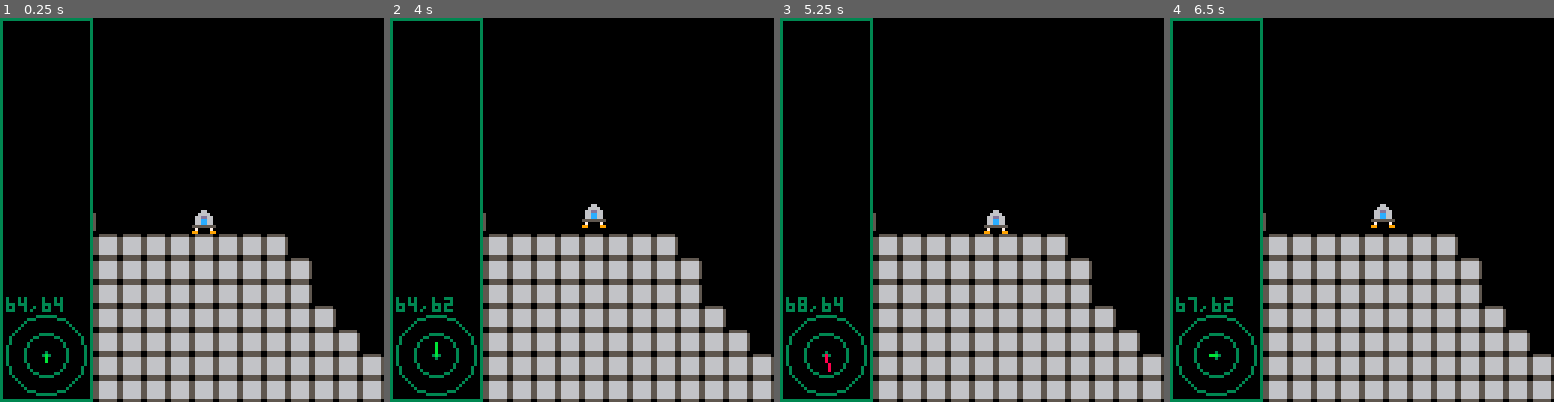
Above: before the commit, frames 1-4 (left to right).
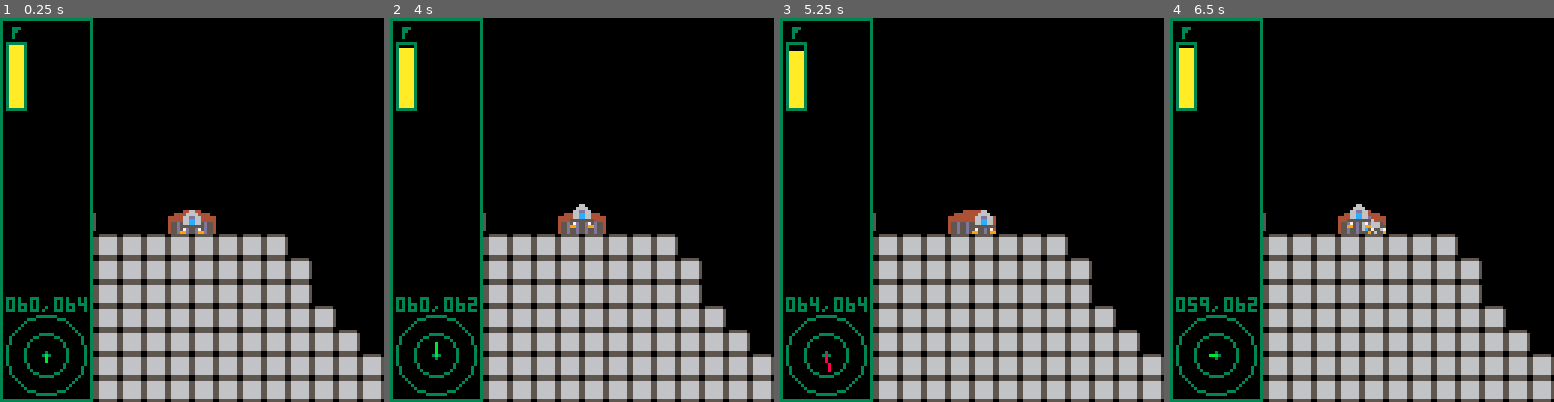
Above: after the commit, the same moments.

Repository: sam-higton/pico8-experiments
Game: PICO-8 cartridge lunar/lunar.p8
Two runs of this game, one before a commit and one after it. Both use one fixed random seed, a clock stepped at 60 frames per second and the inputs below.
Inputs:
- Up to frame 1 (0.25 s): no input
- Up to frame 2 (4 s): tap O (Z key) at 0.33, 0.7, 1.43, 2.22, 3.1, 3.98 s; hold Left 1.97-2.37 s; hold Right 2.87-3.53 s; hold Up from 3.58 s (still down)
- Up to frame 3 (5.25 s): release Up at 4.08 s; hold Right 4.13-4.53 s; tap O (Z key) at 4.87 s; hold Left from 5.13 s (still down)
- Up to frame 4 (6.5 s): tap O (Z key) at 5.75 s; release Left at 5.8 s; hold Up 5.85-6.18 s; hold Left from 6.23 s (still down)

The runs differ from the first frame. In frame 1, 2.0% of the frame differs, in the area x 1-57%, y 2-77%; in frame 2, 2.1%; in frame 3, 2.1%; in frame 4, 2.2%, in the area x 1-59%, y 2-77%.

Commit message:
progress

Diff:
--- a/lunar/lunar.p8
+++ b/lunar/lunar.p8
@@ -10,16 +10,19 @@
 function ship.new()
     local newship = {
         spriteno = 1,
-        posx = 64,
+        posx = 60,
         posy = 64,
         velx = 0,
         vely = 0,
         camx = 0,
         camy = 0,
+        fuel=100,
         main_thruster = 0.05,
         directional_thruster = 0.0125,
         crash_threshold = 5,
-        crashed = false
+        crashed = false,
+        in_menu = false,
+        player_controlled = true
     }
     setmetatable(newship, ship)
     return newship
@@ -41,6 +44,10 @@
 
 function ship:check_collisions()
     if self:collide(0).has_col then
+        if(self:speed() * 12) > self.crash_threshold then
+            self.crashed = true
+            self.spriteno = 17
+        end
         self.posx = self.prevx
         self.posy = self.prevy
         self.velx = 0
@@ -49,8 +56,8 @@
 end
 
 function ship:update_camera()
-    if self.posx - self.camx > 100 then
-        self.camx = self.posx - 100
+    if self.posx - self.camx > 70 then
+        self.camx = self.posx - 70
     end
 
     if self.posx - self.camx < 50 then
@@ -61,20 +68,34 @@
         self.camy = self.posy - 80
     end
 
-    if self.posy - self.camy < 20 then
-        self.camy = self.posy - 20
+    if self.posy - self.camy < 40 then
+        self.camy = self.posy - 40
     end
 
     camera(self.camx, self.camy)
 end
 
 function ship:draw_hud()
+    if (not self.player_controlled) return
+
+    -- hud bg
     rectfill(self.camx, self.camy, self.camx + 30, self.camy + 128, 0)
     rect(self.camx, self.camy, self.camx + 30, self.camy + 127, 3)
+
+    --fuel meter
+    print('F', self.camx + 4, self.camy+2, 3)
+    rect(self.camx + 2, self.camy + 8, self.camx + 8, self.camy + 30, 3)
+    if(self.fuel > 0) then
+        rectfill(self.camx+3, self.camy+9 + (20 - flr(20 * self.fuel / 100)), self.camx+7, self.camy+29, 10)
+    end
+
+    --vel meter
     circ_centre_x = self.camx + 15
     circ_centre_y = self.camy + 112
     circ(circ_centre_x, circ_centre_y, 13, 3)
     circ(circ_centre_x, circ_centre_y, 7, 3)
+
+    --vel meter center cross
     line(circ_centre_x, circ_centre_y - 1, circ_centre_x, circ_centre_y + 1, 3)
     line(circ_centre_x - 1, circ_centre_y, circ_centre_x + 1, circ_centre_y, 3)
     if self:speed() * 12 > self.crash_threshold then
@@ -82,25 +103,47 @@
     else
         line_color = -5
     end
+    --ship vel
     line(circ_centre_x, circ_centre_y, circ_centre_x + self.velx * 12, circ_centre_y + self.vely * 12, line_color)
-    print(flr(self.posx)..","..flr(self.posy), self.camx + 2, self.camy + 93, 3)
-    -- print("spd:"..self:speed() * 12, self.camx + 2, self.camy + 93, 3)
-    -- print("y:"..flr(self.posx), self.camx + 7, self.camy + 93, 3)
-    -- print(flr(self.posx), self.camx + 12, self.camy + 93, 3)
+    --ship pos
+    print(zeropad(self.posx)..","..zeropad(self.posy), self.camx + 2, self.camy + 93, 3)
+
+    --crash modal
+    if(self.crashed) then
+        rectfill(self.camx + 40, self.camy + 40, self.camx + 110, self.camy + 60, 3)
+        rectfill(self.camx + 41, self.camy + 41, self.camx + 109, self.camy + 59, 0)
+        print("CRASHED",self.camx + 62, self.camy + 42, 3)
+        print("PRESS Z TO START",self.camx + 44, self.camy + 50, 3)
+    end
 end
 
 function ship:booster_power()
     local x = 0
     local y = 0
+    local directional_burn = 0.05
+    local main_burn = 0.2
+    if self.crashed or self.in_menu or self.fuel <= 0 then
+        return {
+            x=0,
+            y=0
+        }
+    end
+
     if btn(➡️) then
         x = x + self.directional_thruster
+        self.fuel -= directional_burn
+        printh('fuel: '..self.fuel)
     end
     if btn(⬅️) then
         x = x - self.directional_thruster
+        self.fuel -= directional_burn
+        printh('fuel: '..self.fuel)
     end
 
     if btn(⬆️) then
         y = y + self.main_thruster
+        self.fuel -= main_burn
+        printh('fuel: '..self.fuel)
     end
 
     return {
@@ -143,7 +186,17 @@
     }
 end
 
+function zeropad(n)
+    if n < 100 then
+        return '0'..flr(n)
+    end
+
+    return flr(n)
+end
+
+
 local playership
+local crashed_ships = {}
 
 function _init()
     playership = ship.new()
@@ -151,13 +204,27 @@
 
 function _update()
     playership:update()
+    if(playership.crashed and btnp(🅾️)) then
+        restart()
+    end
 end
 
 function _draw()
     cls()
     map()
+    for index, crashed_ship in pairs(crashed_ships) do
+        crashed_ship:draw()
+    end
     playership:draw()
 end
+
+function restart()
+    cls()
+    playership.player_controlled = false
+    add(crashed_ships, playership)
+    playership = ship.new()
+end
+
 __gfx__
 00000000000660000555555000000000000000000000000000000000000000000000000000000000000000000000000000000000000000000000000000000000
 00000000006666005666666500000000000000000000000000000000000000000000000000000000000000000000000000000000000000000000000000000000
@@ -169,20 +236,20 @@
 00000000990000990555555000000000000000000000000000000000000000000000000000000000000000000000000000000000000000000000000000000000
 00000000000000000000000000000000000000000000000000000000000000000000000000000000000000000000000000000000000000000000000000000000
 00000000000000000000000000000000000000000000000000000000000000000000000000000000000000000000000000000000000000000000000000000000
-00000000000000000000000000000000000000000000000000000000000000000000000000000000000000000000000000000000000000000000000000000000
-00000000000000000000000000000000000000000000000000000000000000000000000000000000000000000000000000000000000000000000000000000000
-00000000000000000000000000000000000000000000000000000000000000000000000000000000000000000000000000000000000000000000000000000000
-00000000000000000000000000000000000000000000000000000000000000000000000000000000000000000000000000000000000000000000000000000000
-00000000000000000000000000000000000000000000000000000000000000000000000000000000000000000000000000000000000000000000000000000000
-00000000000000000000000000000000000000000000000000000000000000000000000000000000000000000000000000000000000000000000000000000000
-00000000000000000000000000000000000000000000000000000000000000000000000000000000000000000000000000000000000000000000000000000000
-00000000000000000000000000000000000000000000000000000000000000000000000000000000000000000000000000000000000000000000000000000000
-00000000000000000000000000000000000000000000000000000000000000000000000000000000000000000000000000000000000000000000000000000000
-00000000000000000000000000000000000000000000000000000000000000000000000000000000000000000000000000000000000000000000000000000000
-00000000000000000000000000000000000000000000000000000000000000000000000000000000000000000000000000000000000000000000000000000000
-00000000000000000000000000000000000000000000000000000000000000000000000000000000000000000000000000000000000000000000000000000000
-00000000000000000000000000000000000000000000000000000000000000000000000000000000000000000000000000000000000000000000000000000000
-00000000000000000000000000000000000000000000000000000000000000000000000000000000000000000000000000000000000000000000000000000000
+0000000006d000000000000000000000000000000000000000000000000000000000000000000000000000000000000000000000000000000000000000000000
+00000000666600000000000000000000000000000000000000000000000000000000000000000000000000000000000000000000000000000000000000000000
+0000000066d666000000000000000000000000000000000000000000000000000000000000000000000000000000000000000000000000000000000000000000
+000000006dc666550000000000000000000000000000000000000000000000000000000000000000000000000000000000000000000000000000000000000000
+000000006c5755670000000000000000000000000000000000000000000000000000000000000000000000000000000000000000000000000000000000000000
+00000000559060090000000000000000000000000000000000000000000000000000000000000000000000000000000000000000000000000000000000000000
+00000000000004444440000000000000000000000000000000000000000000000000000000000000000000000000000000000000000000000000000000000000
+00000000004444444444440000000000000000000000000000000000000000000000000000000000000000000000000000000000000000000000000000000000
+00000000444444444444444400000000000000000000000000000000000000000000000000000000000000000000000000000000000000000000000000000000
+00000000444444444444444400000000000000000000000000000000000000000000000000000000000000000000000000000000000000000000000000000000
+00000000455d55d55d55d55400000000000000000000000000000000000000000000000000000000000000000000000000000000000000000000000000000000
+00000000455d55d55d55d55400000000000000000000000000000000000000000000000000000000000000000000000000000000000000000000000000000000
+00000000455d55d55d55d55400000000000000000000000000000000000000000000000000000000000000000000000000000000000000000000000000000000
+00000000455d55d55d55d55400000000000000000000000000000000000000000000000000000000000000000000000000000000000000000000000000000000
 00000000000000000000000000000000000000000000000000000000000000000000000000000000000000000000000000000000000000000000000000000000
 00000000000000000000000000000000000000000000000000000000000000000000000000000000000000000000000000000000000000000000000000000000
 00000000000000000000000000000000000000000000000000000000000000000000000000000000000000000000000000000000000000000000000000000000
@@ -294,32 +361,32 @@
 0000000000000000000000000000000000000000000000000000000000000002020202020202020202020202020202020202020202020202020202020202020202020202020202020202020202020202020202020202020202020202020202020202020202020202020202020202020202020202020202020202020202020202
 0000000000000000000000000000000000000000000000000000000000000202020202020202020202020202020202020202020202020202020202020202020202020202020202020202020202020202020202020202020202020202020202020202020202020202020202020202020202020202020202020202020202020202
 0000000000000000000000000000000000000000000000000000000000020202020202020202020202020202020202020202020202020202020202020202020202020202020202020202020202020202020202020202020202020202020202020202020202020202020202020202020202020202020202020202020202020202
-0000000000000000000000000000000000000000000000000000000000020202020202020202020202020202020202020202020202020202020202020202020202020202020202020202020202020202020202020202020202020202020202020202020202020202020202020202020202020202020202020202020202020202
-0000000000000000000000000000000000000000000000000000000002020202020202020202020202020202020202020202020202020202020202020202020202020202020202020202020202020202020202020202020202020202020202020202020202020202020202020202020202020202020202020202020202020202
-0000000000000000000000000000000000000000000000000000000202020202020202020202020202020202020202020202020202020202020202020202020202020202020202020202020202020202020202020202020202020202020202020202020202020202020202020202020202020202020202020202020202020202
-0000000000000000000000000000000000000000000000000002020202020202020202020202020202020202020202020202020202020202020202020202020202020202020202020202020202020202020202020202020202020202020202020202020202020202020202020202020202020202020202020202020202020202
-0000000000000000000000000000000000000000000000020202020202020202020202020202020202020202020202020202020202020202020202020202020202020202020202020202020202020202020202020202020202020202020202020202020202020202020202020202020202020202020202020202020202020202
-0202020200000000000000000000000000000000000002020202020202020202020202020202020202020202020202020202020202020202020202020202020202020202020202020202020202020202020202020202020202020202020202020202020202020202020202020202020202020202020202020202020202020202
-0202020202020202020202020000000000000000000202020202020202020202020202020202020202020202020202020202020202020202020202020202020202020202020202020202020202020202020202020202020202020202020202020202020202020202020202020202020202020202020202020202020202020202
-0202020202020202020202020200000000000000020202020202020202020202020202020202020202020202020202020202020202020202020202020202020202020202020202020202020202020202020202020202020202020202020202020202020202020202020202020202020202020202020202020202020202020202
-0202020202020202020202020200000000000000020202020202020202020202020202020202020202020202020202020202020202020202020202020202020202020202020202020202020202020202020202020202020202020202020202020202020202020202020202020202020202020202020202020202020202020202
-0202020202020202020202020202000000000002020202020202020202020202020202020202020202020202020202020202020202020202020202020202020202020202020202020202020202020202020202020202020202020202020202020202020202020202020202020202020202020202020202020202020202020202
-0202020202020202020202020202020000000202020202020202020202020202020202020202020202020202020202020202020202020202020202020202020202020202020202020202020202020202020202020202020202020202020202020202020202020202020202020202020202020202020202020202020202020202
-0202020202020202020202020202020202020202020202020202020202020202020202020202020202020202020202020202020202020202020202020202020202020202020202020202020202020202020202020202020202020202020202020202020202020202020202020202020202020202020202020202020202020202
-0202020202020202020202020202020202020202020202020202020202020202020202020202020202020202020202020202020202020202020202020202020202020202020202020202020202020202020202020202020202020202020202020202020202020202020202020202020202020202020202020202020202020202
-0202020202020202020202020202020202020202020202020202020202020202020202020202020202020202020202020202020202020202020202020202020202020202020202020202020202020202020202020202020202020202020202020202020202020202020202020202020202020202020202020202020202020202
-0202020202020202020202020202020202020202020202020202020202020202020202020202020202020202020202020202020202020202020202020202020202020202020202020202020202020202020202020202020202020202020202020202020202020202020202020202020202020202020202020202020202020202
-0202020202020202020202020202020202020202020202020202020202020202020202020202020202020202020202020202020202020202020202020202020202020202020202020202020202020202020202020202020202020202020202020202020202020202020202020202020202020202020202020202020202020202
-0202020202020202020202020202020202020202020202020202020202020202020202020202020202020202020202020202020202020202020202020202020202020202020202020202020202020202020202020202020202020202020202020202020202020202020202020202020202020202020202020202020202020202
-0202020202020202020202020202020202020202020202020202020202020202020202020202020202020202020202020202020202020202020202020202020202020202020202020202020202020202020202020202020202020202020202020202020202020202020202020202020202020202020202020202020202020202
-0202020202020202020202020202020202020202020202020202020202020202020202020202020202020202020202020202020202020202020202020202020202020202020202020202020202020202020202020202020202020202020202020202020202020202020202020202020202020202020202020202020202020202
-0202020202020202020202020202020202020202020202020202020202020202020202020202020202020202020202020202020202020202020202020202020202020202020202020202020202020202020202020202020202020202020202020202020202020202020202020202020202020202020202020202020202020202
-0202020202020202020202020202020202020202020202020202020202020202020202020202020202020202020202020202020202020202020202020202020202020202020202020202020202020202020202020202020202020202020202020202020202020202020202020202020202020202020202020202020202020202
-0202020202020202020202020202020202020202020202020202020202020202020202020202020202020202020202020202020202020202020202020202020202020202020202020202020202020202020202020202020202020202020202020202020202020202020202020202020202020202020202020202020202020202
-0202020202020202020202020202020202020202020202020202020202020202020202020202020202020202020202020202020202020202020202020202020202020202020202020202020202020202020202020202020202020202020202020202020202020202020202020202020202020202020202020202020202020202
-0202020202020202020202020202020202020202020202020202020202020202020202020202020202020202020202020202020202020202020202020202020202020202020202020202020202020202020202020202020202020202020202020202020202020202020202020202020202020202020202020202020202020202
-0202020202020202020202020202020202020202020202020202020202020202020202020202020202020202020202020202020202020202020202020202020202020202020202020202020202020202020202020202020202020202020202020202020202020202020202020202020202020202020202020202020202020202
-0202020202020202020202020202020202020202020202020202020202020202020202020202020202020202020202020202020202020202020202020202020202020202020202020202020202020202020202020202020202020202020202020202020202020202020202020202020202020202020202020202020202020202
-0202020202020202020202020202020202020202020202020202020202020202020202020202020202020202020202020202020202020202020202020202020202020202020202020202020202020202020202020202020202020202020202020202020202020202020202020202020202020202020202020202020202020202
-0202020202020202020202020202020202020202020202020202020202020202020202020202020202020202020202020202020202020202020202020202020202020202020202020202020202020202020202020202020202020202020202020202020202020202020202020202020202020202020202020202020202020202
-0202020202020202020202020202020202020202020202020202020202020202020202020202020202020202020202020202020202020202020202020202020202020202020202020202020202020202020202020202020202020202020202020202020202020202020202020202020202020202020202020202020202020202
+0000000000000000000000000000000000000000000000000000000000020202020202020200000000000000000002020202020202020202020202020202020202020202020202020202020202020202020202020202020202020202020202020202020202020202020202020202020202020202020202020202020202020202
+0000000000000000000000000000000000000000000000000000000002020202020202020000000000000000000000000002020202020202020202020202020202020202020202020202020202020202020202020202020202020202020202020202020202020202020202020202020202020202020202020202020202020202
+0000000000000000000000000000000000000000000000000000000202020202020202000000000000000000000000000002020202020202020202020202020202020202020202020202020202020202020202020202020202020202020202020202020202020202020202020202020202020202020202020202020202020202
+0000000000000000000000000000000000000000000000000002020202020202020202000000000000000000000000000002020202020202020202020202020202020202020202020202020202020202020202020202020202020202020202020202020202020202020202020202020202020202020202020202020202020202
+0000000000000000000000000000000000000000000000020202020202020202020202000000000000000000000000000002020202020202020202020202020202020202020202020202020202020202020202020202020202020202020202020202020202020202020202020202020202020202020202020202020202020202
+0202020200000021220000000000000000000000000002020202020202020202020200000000000000000000000202020202020202020202020202020202020202020202020202020202020202020202020202020202020202020202020202020202020202020202020202020202020202020202020202020202020202020202
+0202020202020202020202020000000000000000000202020202020202020202020000000000000000000000020202020202020202020202020202020202020202020202020202020202020202020202020202020202020202020202020202020202020202020202020202020202020202020202020202020202020202020202
+0202020202020202020202020200000000000000020202020202020202020202000000000000000000020202020202020202020202020202020202020202020202020202020202020202020202020202020202020202020202020202020202020202020202020202020202020202020202020202020202020202020202020202
+0202020202020202020202020200000000000000020202020202020202020200000000000002020202020202020202020202020202020202020202020202020202020202020202020202020202020202020202020202020202020202020202020202020202020202020202020202020202020202020202020202020202020202
+0202020202020202020202020202000000000002020202020202020202020200000000020202020202020202020202020202020202020202020202020202020202020202020202020202020202020202020202020202020202020202020202020202020202020202020202020202020202020202020202020202020202020202
+0202020202020202020202020202020000000002020202000202020202020000000002020202020202020202020202020202020202020202020202020202020202020202020202020202020202020202020202020202020202020202020202020202020202020202020202020202020202020202020202020202020202020202
+0202020202020202020202020202020200000002020200000002020202000000000002020202020202020202020202020202020202020202020202020202020202020202020202020202020202020202020202020202020202020202020202020202020202020202020202020202020202020202020202020202020202020202
+0202020202020202020202020202020200000000000000000000000000000000000202020202020202020202020202020202020202020202020202020202020202020202020202020202020202020202020202020202020202020202020202020202020202020202020202020202020202020202020202020202020202020202
+0202020202020202020202020202020200000000000000000000000000000000020202020202020202020202020202020202020202020202020202020202020202020202020202020202020202020202020202020202020202020202020202020202020202020202020202020202020202020202020202020202020202020202
+0202020202020202020202020202020200000000000000000000000000000002020202020202020202020202020202020202020202020202020202020202020202020202020202020202020202020202020202020202020202020202020202020202020202020202020202020202020202020202020202020202020202020202
+0202020202020202020202020202020200000000000000000000000000020202020202020202020202020202020202020202020202020202020202020202020202020202020202020202020202020202020202020202020202020202020202020202020202020202020202020202020202020202020202020202020202020202
+0202020202020202020202020202020202000000000000000000000202020202020202020202020202020202020202020202020202020202020202020202020202020202020202020202020202020202020202020202020202020202020202020202020202020202020202020202020202020202020202020202020202020202
+0202020202020202020202020202020202000000000000000000000202020202020202020202020202020202020202020202020202020202020202020202020202020202020202020202020202020202020202020202020202020202020202020202020202020202020202020202020202020202020202020202020202020202
+0202020202020202020202020202020202000000000000000000020202020202020202020202020202020202020202020202020202020202020202020202020202020202020202020202020202020202020202020202020202020202020202020202020202020202020202020202020202020202020202020202020202020202
+0202020202020202020202020202020202020000000000020202020202020202020202020202020202020202020202020202020202020202020202020202020202020202020202020202020202020202020202020202020202020202020202020202020202020202020202020202020202020202020202020202020202020202
+0202020202020202020202020202020202020202020202020202020202020202020202020202020202020202020202020202020202020202020202020202020202020202020202020202020202020202020202020202020202020202020202020202020202020202020202020202020202020202020202020202020202020202
+0202020202020202020202020202020202020202020202020202020202020202020202020202020202020202020202020202020202020202020202020202020202020202020202020202020202020202020202020202020202020202020202020202020202020202020202020202020202020202020202020202020202020202
+0202020202020202020202020202020202020202020202020202020202020202020202020202020202020202020202020202020202020202020202020202020202020202020202020202020202020202020202020202020202020202020202020202020202020202020202020202020202020202020202020202020202020202
+0202020202020202020202020202020202020202020202020202020202020202020202020202020202020202020202020202020202020202020202020202020202020202020202020202020202020202020202020202020202020202020202020202020202020202020202020202020202020202020202020202020202020202
+0202020202020202020202020202020202020202020202020202020202020202020202020202020202020202020202020202020202020202020202020202020202020202020202020202020202020202020202020202020202020202020202020202020202020202020202020202020202020202020202020202020202020202
+0202020202020202020202020202020202020202020202020202020202020202020202020202020202020202020202020202020202020202020202020202020202020202020202020202020202020202020202020202020202020202020202020202020202020202020202020202020202020202020202020202020202020202
+0202020202020202020202020202020202020202020202020202020202020202020202020202020202020202020202020202020202020202020202020202020202020202020202020202020202020202020202020202020202020202020202020202020202020202020202020202020202020202020202020202020202020202
+0202020202020202020202020202020202020202020202020202020202020202020202020202020202020202020202020202020202020202020202020202020202020202020202020202020202020202020202020202020202020202020202020202020202020202020202020202020202020202020202020202020202020202
+0202020202020202020202020202020202020202020202020202020202020202020202020202020202020202020202020202020202020202020202020202020202020202020202020202020202020202020202020202020202020202020202020202020202020202020202020202020202020202020202020202020202020202
Not shown, added: readme.MD
